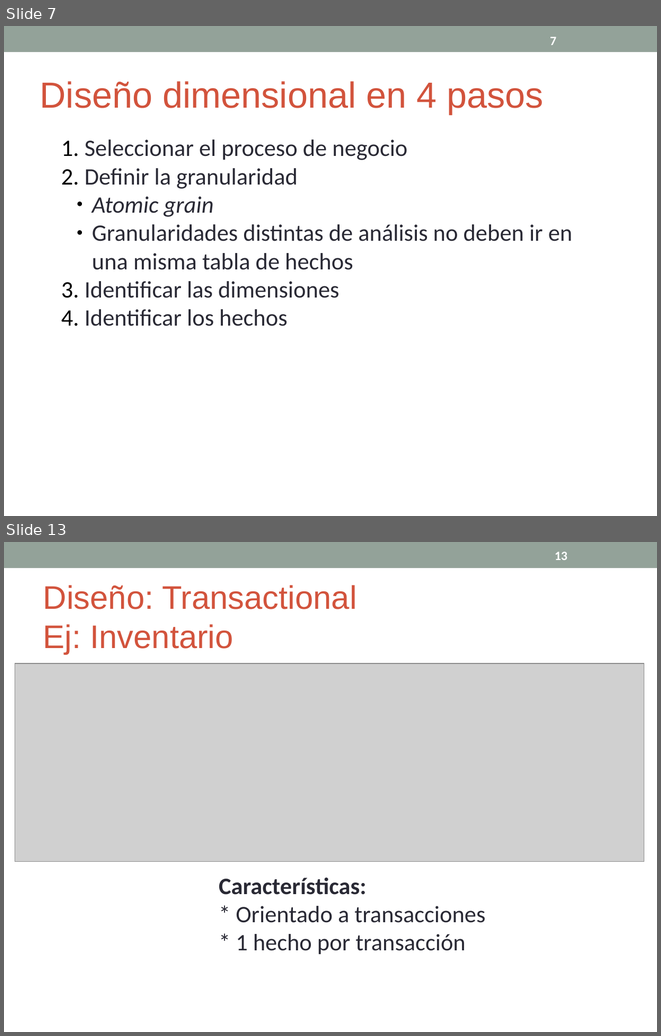
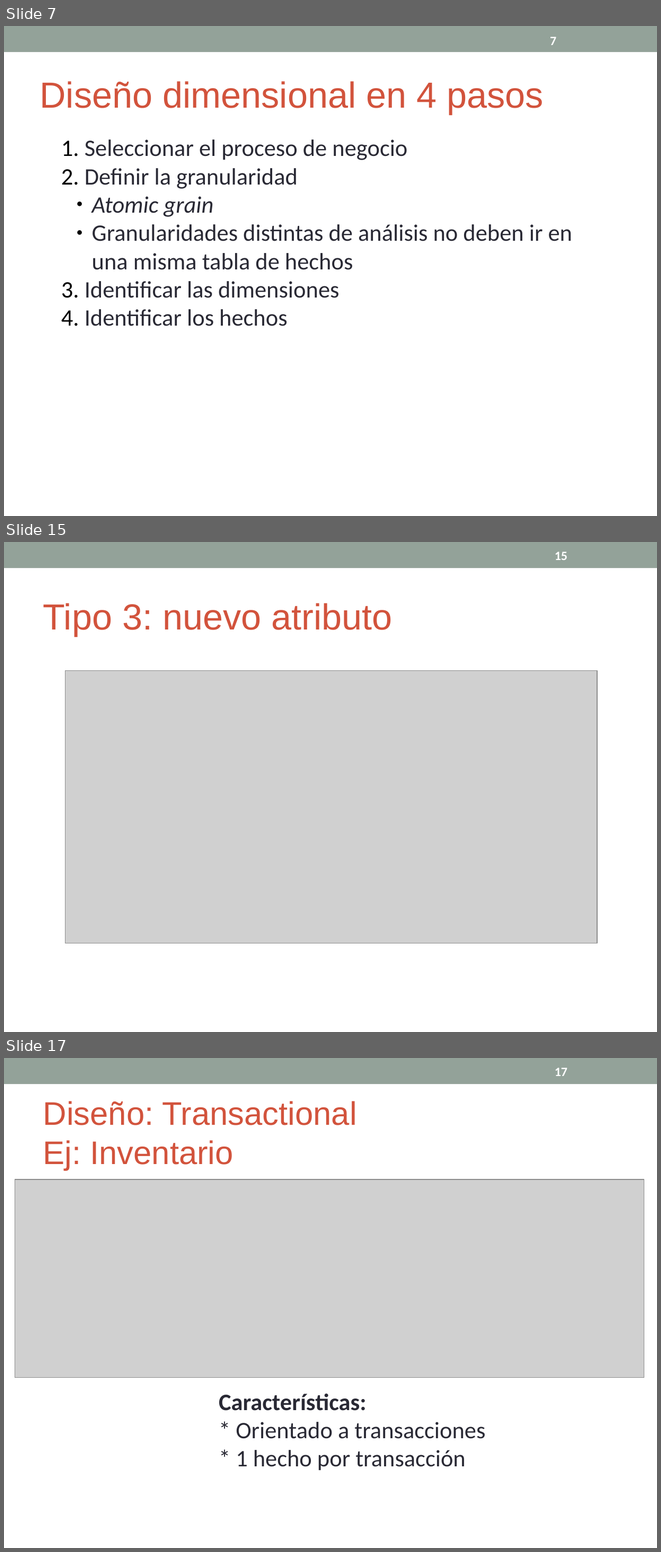
Before and after one commit to cdsparaguay/cursodwh, a slide deck: clases/DWH_Clase02.ppt. Shown one above the other, each under a label of ours: slides 7 and 13 before the commit, slides 7, 15 and 17 after it; the slides between them are not shown. The pictures are 661x1036 and 661x1552 pixels, drawn with LibreOffice and Linux fonts; fonts in the diff are those of the drawing; grey boxes stand for pictures. Boxes give left, top, right and bottom in pixels: in the first picture for what was removed or moved away, otherwise in the second. Text is boxed around its words. In the diff, an @@ line names an element or a change of style, - is before the commit and + after.

```diff
--- a/clases/DWH_Clase02.ppt
+++ b/clases/DWH_Clase02.ppt
@@ slide 15 added at [4,542,657,1032], background #FFFFFF; not listed: 1 template element that a slide beside it also shows @@
@@ page number added at [555,552,567,560], 14 pt, text #FFFFFF, bold @@
+15
@@ text added at [43,603,392,636], 40 pt, text #D2533C @@
+Tipo 3: nuevo atributo
@@ picture added at [65,671,597,943] @@
@@ what was slide 13 is now slide 17 @@
@@ page number at [555,1068,567,1076]: text changed @@
-13
+17
```
Also in this commit, not shown: 2 slides changed, 3 other slides added, 1 other file.
